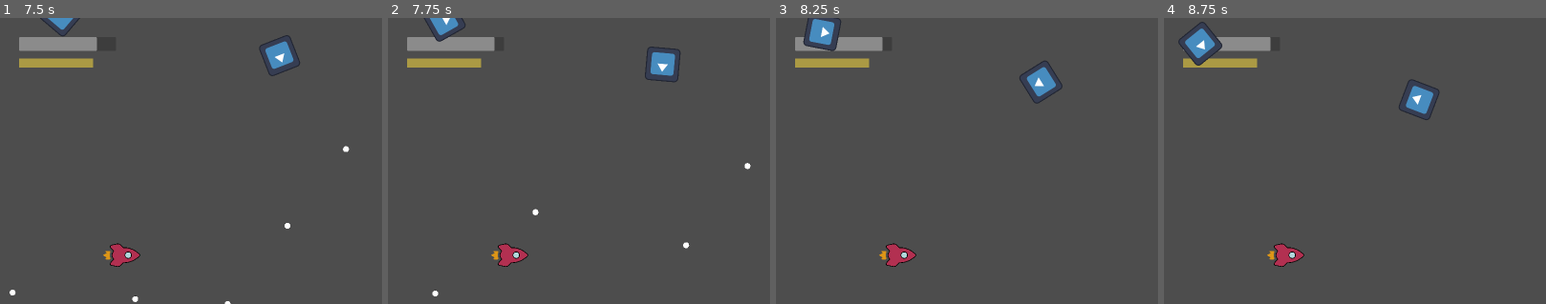
Above: before the commit, frames 1-4 (left to right).
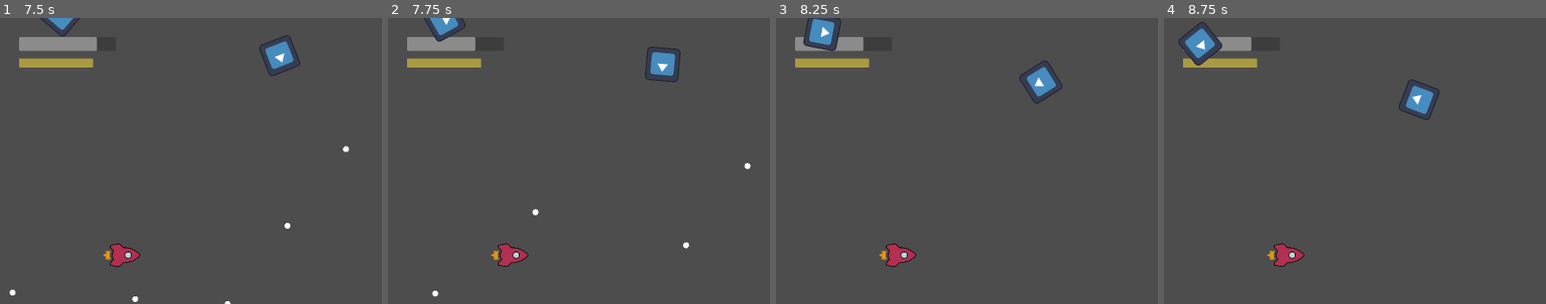
Above: after the commit, the same moments.

Repository: RajwolChapagain/Arcade-Game
Game: Godot game, scene res://main.tscn
Two runs of this game, one before a commit and one after it. Both use one fixed random seed, a clock stepped at 60 frames per second and the inputs below. The engine's default icon, where the game draws it, is replaced by a stand-in: a white triangle on a blue panel in a dark square.
Inputs:
- Up to frame 1 (7.5 s): tap Enter at 0.5, 2 s; tap Space at 1.25, 2.75 s
- Up to frame 2 (7.75 s): no input
- Up to frame 3 (8.25 s): no input
- Up to frame 4 (8.75 s): no input
The pictures show only the part of the screen within x 0-50%, y 0-50%; the shares and areas given below are measured in that part.

Frame 1 is identical in both runs. In frame 2, 0.3% of the frame differs, in the area x 22-28%, y 6-12%; in frame 3, 0.3%; in frame 4, 0.3%.

Commit message:
Fix bug with ufo collecting powerups

Diff:
--- a/main.gd
+++ b/main.gd
@@ -119,13 +119,13 @@
 func _on_super_boost_collected(player, values):
 	if player == 1:
 		$Ship.super_percentage += values[0]
-	else:
+	elif player == 2:
 		$Ship2.super_percentage +=  values[0]
 
 func _on_hp_boost_collected(player, values):
 	if player == 1:
 		$Ship.hp += values[0]
-	else:
+	elif player == 2:
 		$Ship2.hp += values[0]
 
 func _on_accleration_boost_collected(player, values):
@@ -149,6 +149,7 @@
 	for mask in layer_masks:
 		bullet.set_collision_mask_value(mask, true)
 
+	bullet.owner_player = 3
 	add_child(bullet)
 
 func update_bullet_ring_position():
--- a/powerups/powerup_component.gd
+++ b/powerups/powerup_component.gd
@@ -14,8 +14,10 @@
 	if body.is_in_group("ship") or body.is_in_group("bullet"):
 		if body.owner_player == 1:
 			collected.emit(1, emitted_values)
+		elif body.owner_player == 2:
+			collected.emit(2, emitted_values)
 		else:
-			collected.emit(2, emitted_values)
+			pass #collected by ufo
 		queue_free()
 
 
